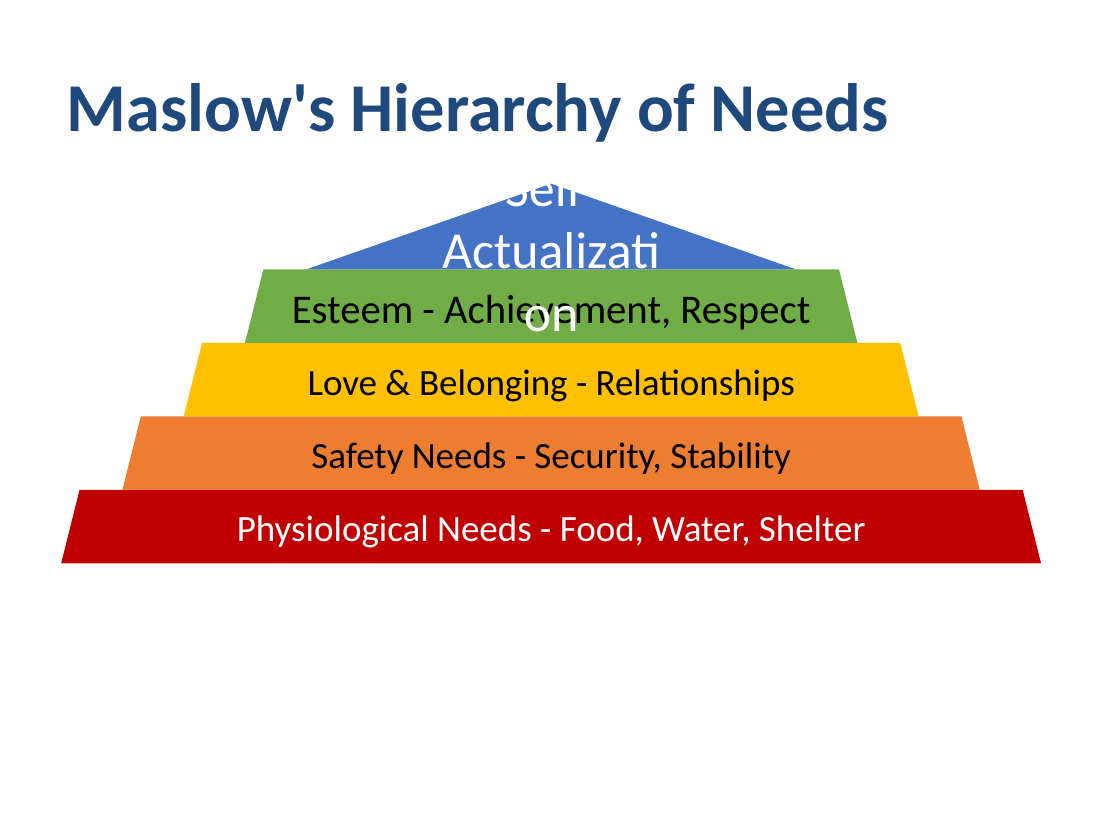
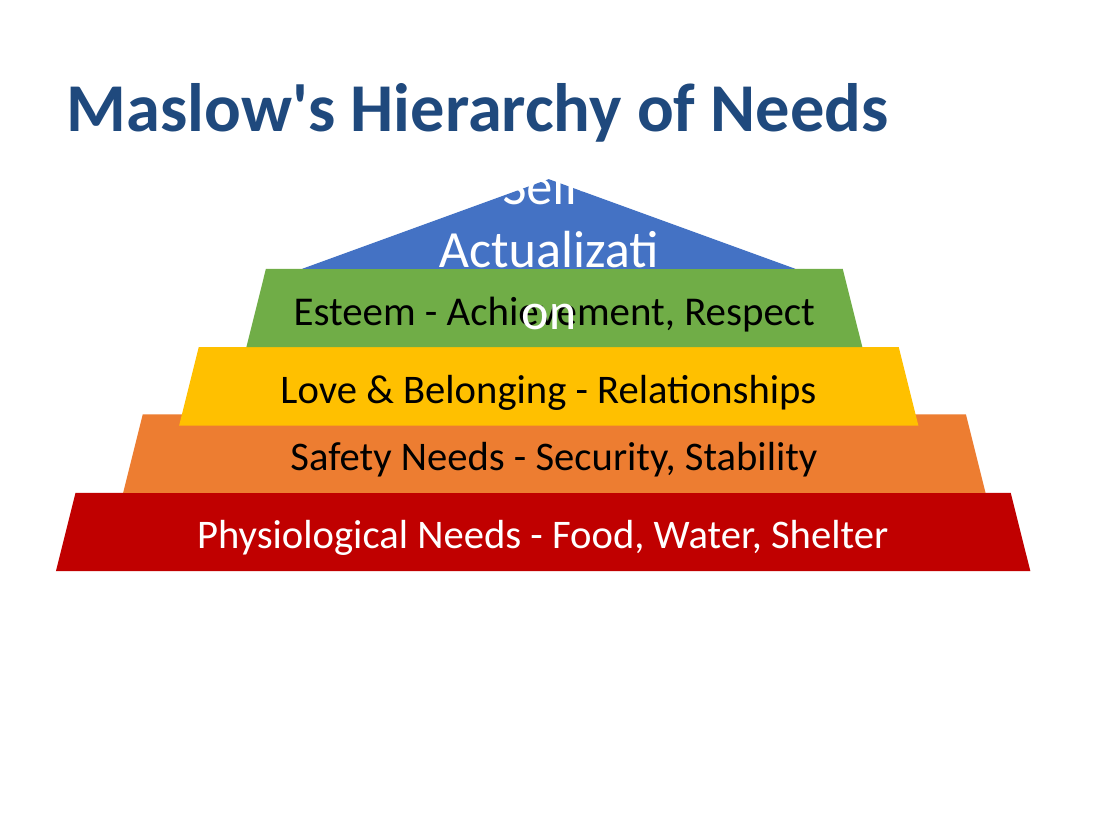
Before and after one commit to yingkitw/ppt-rs, a slide deck: slide 26 of comprehensive_demo.pptx. Drawn at 1120x840 pixels with LibreOffice and Linux fonts; fonts in the diff are those of the drawing. Boxes give left, top, right and bottom in pixels: in the first picture for what was removed or moved away, otherwise in the second. Text is boxed around its words. In the diff, an @@ line names an element or a change of style, - is before the commit and + after.

```diff
--- a/comprehensive_demo.pptx
+++ b/comprehensive_demo.pptx
@@ triangle "Self-Actualization": place and size @@
-triangle "Self-Actualization" at (306,184,795,270)
+triangle "Self-Actualization" at (302,179,795,269)
@@ triangle "Self-Actualization" at (302,179,795,269): size 33.4 to 33.6 pt @@
@@ trapezoid "Esteem - Achievement, Respect": place and size @@
-trapezoid "Esteem - Achievement, Respect" at (245,270,858,344)
+trapezoid "Esteem - Achievement, Respect" at (246,269,862,347)
@@ trapezoid "Esteem - Achievement, Respect" at (246,269,862,347): size 26.1 to 26.3 pt @@
@@ trapezoid "Love & Belonging - Relationships": place and size @@
-trapezoid "Love & Belonging - Relationships" at (184,343,918,417)
+trapezoid "Love & Belonging - Relationships" at (179,347,918,426)
@@ trapezoid "Safety Needs - Security, Stability": place and size @@
-trapezoid "Safety Needs - Security, Stability" at (122,417,980,491)
+trapezoid "Safety Needs - Security, Stability" at (123,414,986,493)
@@ size 23.8 to 26.1 pt in 3 elements at (123,414,986,493), (179,347,918,426), (56,493,1030,571) @@
@@ trapezoid "Physiological Needs - Food, Water, ...": place and size @@
-trapezoid "Physiological Needs - Food, Water, ..." at (62,489,1042,563)
+trapezoid "Physiological Needs - Food, Water, ..." at (56,493,1030,571)
```
Also in this commit, not shown: 21 other slides changed, 6 other files.
